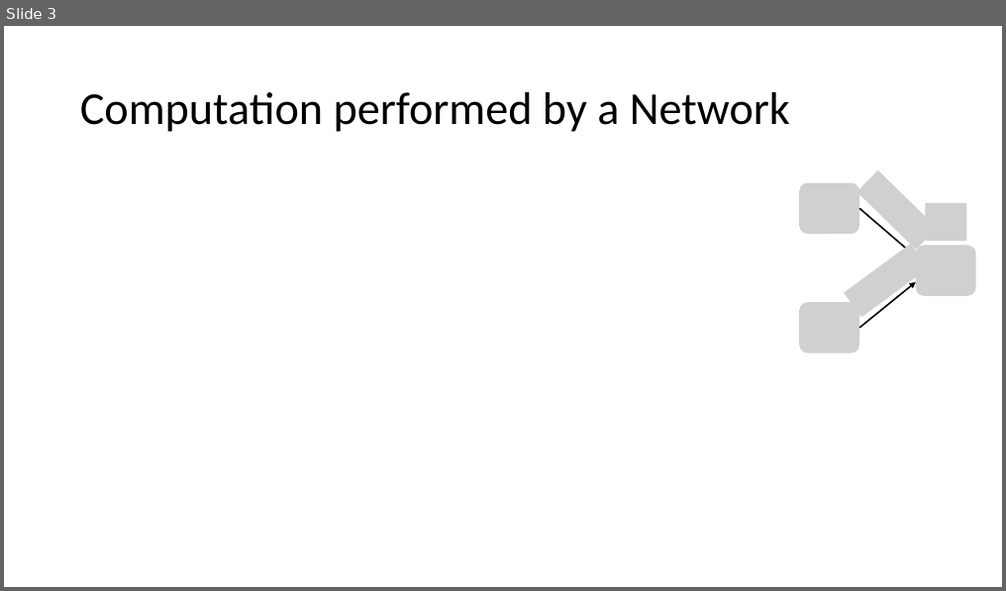
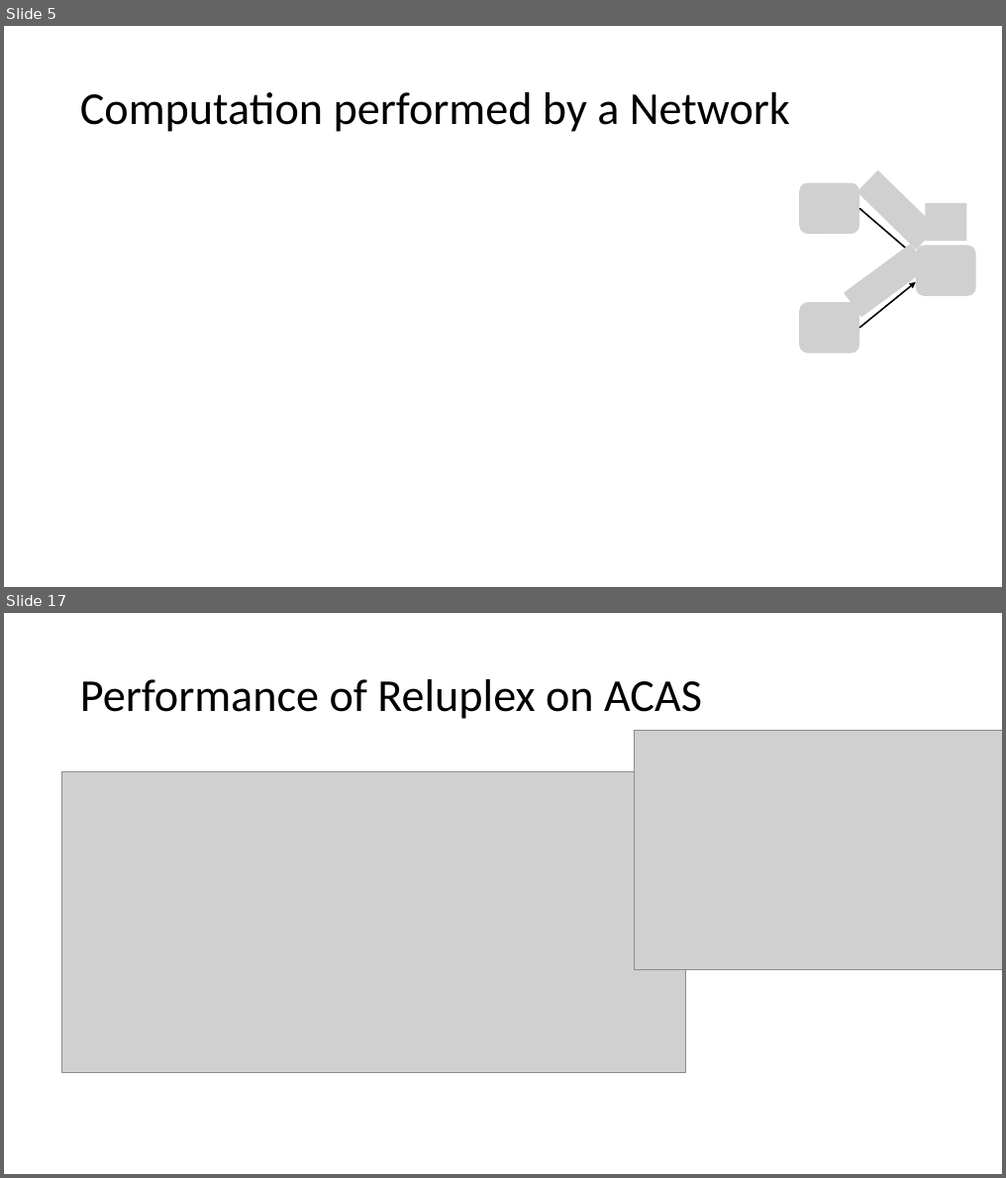
Before and after one commit to sayanmitracode/cpsbooksite, a slide deck: Slides/reluplex21.pptx. Shown one above the other, each under a label of ours: slide 3 before the commit, slides 5 and 17 after it; the slides between them are not shown. The pictures are 1006x591 and 1006x1178 pixels, drawn with LibreOffice and Linux fonts; fonts in the diff are those of the drawing; grey boxes stand for pictures. Boxes give left, top, right and bottom in pixels: in the first picture for what was removed or moved away, otherwise in the second. Text is boxed around its words. In the diff, an @@ line names an element or a change of style, - is before the commit and + after.

Commit message:
reluplex

```diff
--- a/Slides/reluplex21.pptx
+++ b/Slides/reluplex21.pptx
@@ slide 17 added at (4, 613, 1002, 1174), background #FFFFFF @@
@@ title added at (80, 679, 702, 719), 44 pt, text #000000 @@
+Performance of Reluplex on ACAS
@@ picture added at (635, 731, 1002, 969) @@
@@ picture added at (61, 771, 685, 1072) @@
@@ what was slide 3 is now slide 5 @@
```
Also in this commit, not shown: 3 slides changed, 12 other slides added, 1 slide removed, 2 other files.
